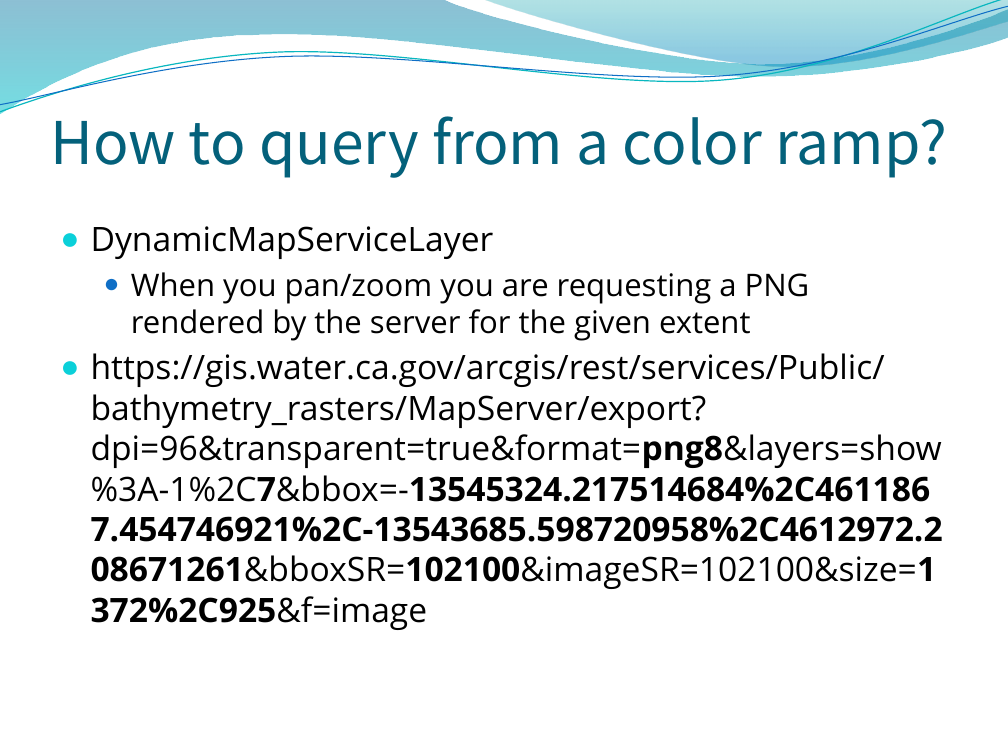
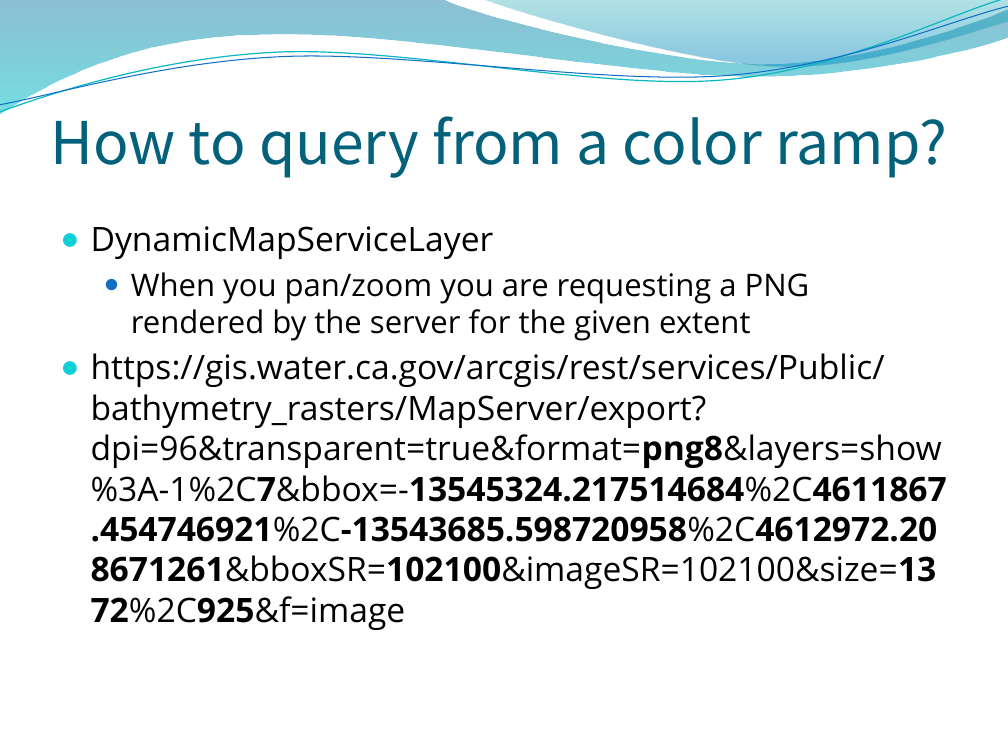
Before and after one commit to wpears/BathCat, a slide deck: slide 20 of dev/lightning.pptx. Drawn at 1008x756 pixels with LibreOffice and Linux fonts; fonts in the diff are those of the drawing; background and template pictures are left out. Boxes give left, top, right and bottom in pixels: in the first picture for what was removed or moved away, otherwise in the second. Text is boxed around its words. In the diff, an @@ line names an element or a change of style, - is before the commit and + after.

```diff
--- a/dev/lightning.pptx
+++ b/dev/lightning.pptx
@@ text at (x1=91, y1=353, x2=947, y2=630): bold off in "https://gis.water.ca.gov/arcgis/rest/services/Public/bathyme ..." @@
```
Also in this commit, not shown: 6 other slides changed.
